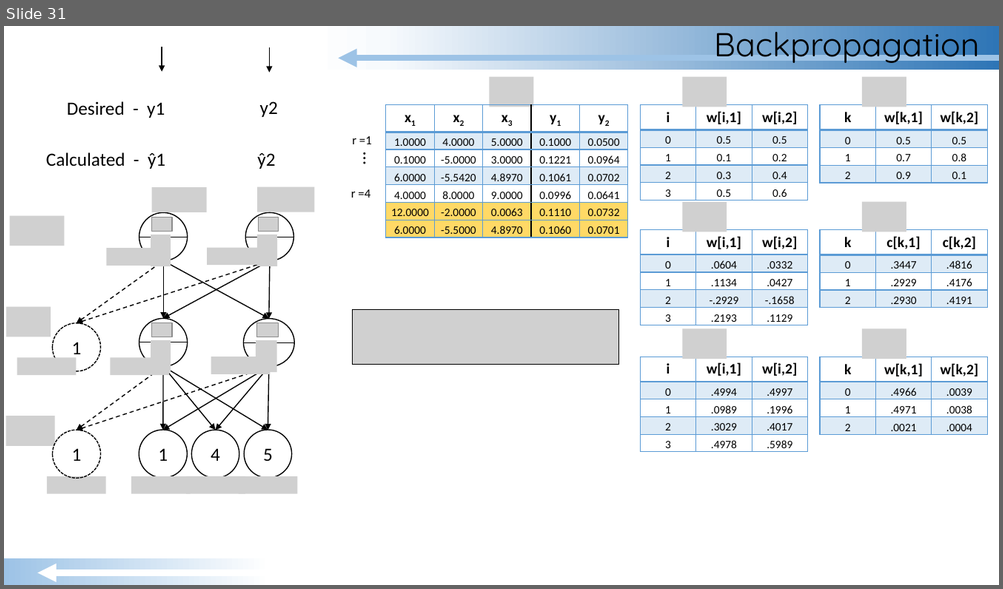
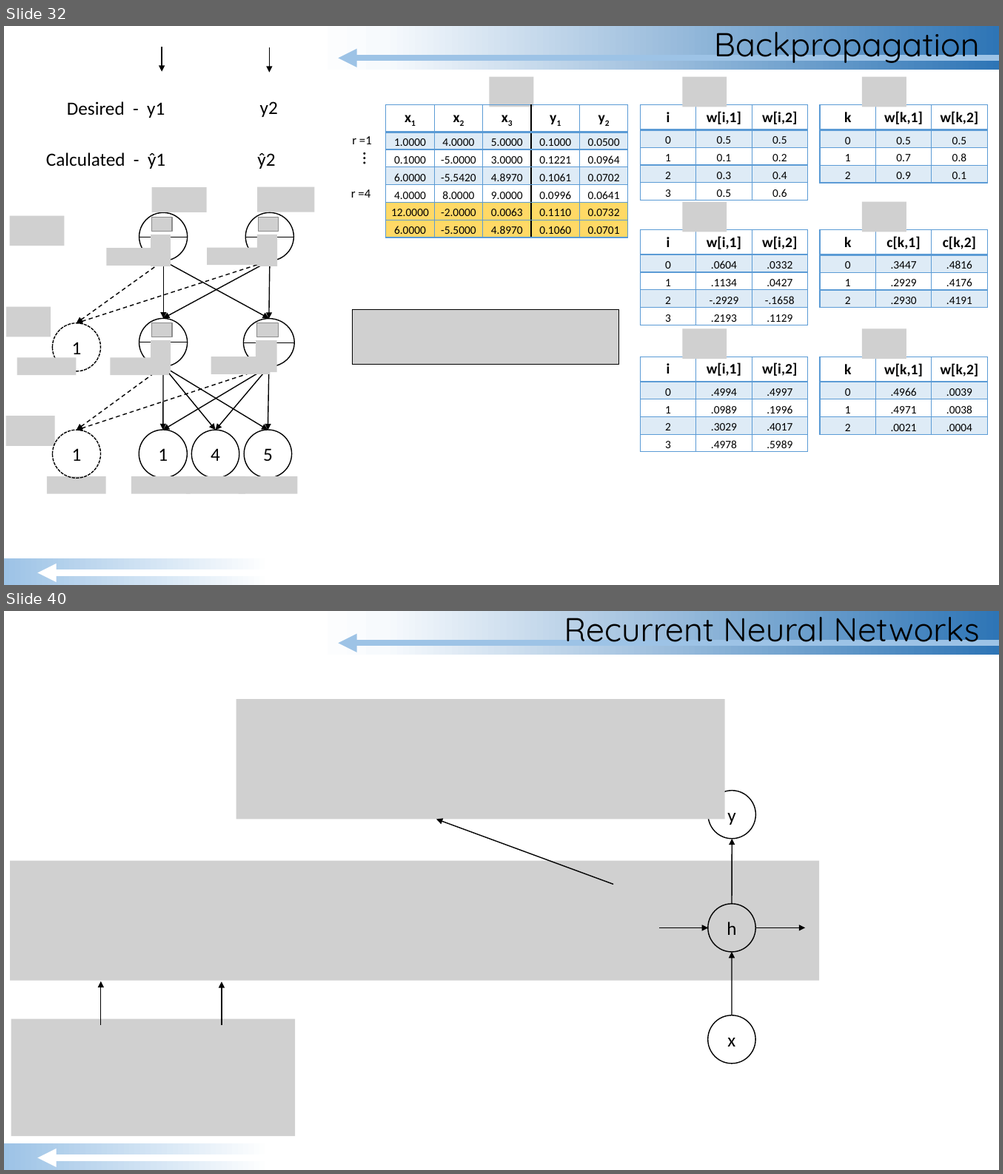
Before and after one commit to GradyKurpasi/RNN-Tutorial, a slide deck: MLP-RNN Tutorial.pptx. Shown one above the other, each under a label of ours: slide 31 before the commit, slides 32 and 40 after it; the slides between them are not shown. The pictures are 1003x589 and 1003x1174 pixels, drawn with LibreOffice and Linux fonts; fonts in the diff are those of the drawing; grey boxes stand for pictures. Boxes give left, top, right and bottom in pixels: in the first picture for what was removed or moved away, otherwise in the second. Text is boxed around its words. In the diff, an @@ line names an element or a change of style, - is before the commit and + after.

```diff
--- a/MLP-RNN Tutorial.pptx
+++ b/MLP-RNN Tutorial.pptx
@@ slide 40 added at bbox=[4, 611, 999, 1170], background #FFFFFF @@
@@ rectangle added at bbox=[308, 611, 999, 655], fill gradient #FFFFFF to #F7FAFD to #2E75B6 @@
@@ title added at bbox=[563, 617, 979, 646], 32 pt, text #000000 @@
+Recurrent Neural Networks
@@ arrow added from (999, 643) to (338, 643), #9DC3E6 6 pt @@
@@ picture added at bbox=[236, 699, 725, 819] @@
@@ ellipse added at bbox=[708, 791, 755, 840], outline #000000 1 pt, 18 pt, text #000000 @@
+y
@@ arrow added from (614, 885) to (436, 819), #000000 1 pt @@
@@ arrow added from (731, 904) to (731, 839), #000000 1 pt @@
@@ picture added at bbox=[10, 861, 819, 981] @@
@@ ellipse added at bbox=[708, 904, 755, 953], outline #000000 1 pt, 18 pt, text #000000 @@
+h
@@ arrow added from (659, 928) to (708, 928), #000000 1 pt @@
@@ arrow added from (756, 928) to (805, 928), #000000 1 pt @@
@@ arrow added from (731, 1015) to (731, 952), #000000 1 pt @@
@@ arrow added from (101, 1025) to (101, 982), #000000 1 pt @@
@@ arrow added from (222, 1026) to (222, 982), #000000 1 pt @@
@@ picture added at bbox=[11, 1019, 295, 1136] @@
@@ ellipse added at bbox=[708, 1015, 755, 1064], outline #000000 1 pt, 18 pt, text #000000 @@
+x
@@ rectangle added at bbox=[4, 1144, 395, 1170], fill gradient #9DC3E6 to #FFFFFF @@
@@ arrow added from (698, 1159) to (37, 1159), #FFFFFF 6 pt @@
@@ what was slide 31 is now slide 32 @@
```
Also in this commit, not shown: 12 other slides added.
